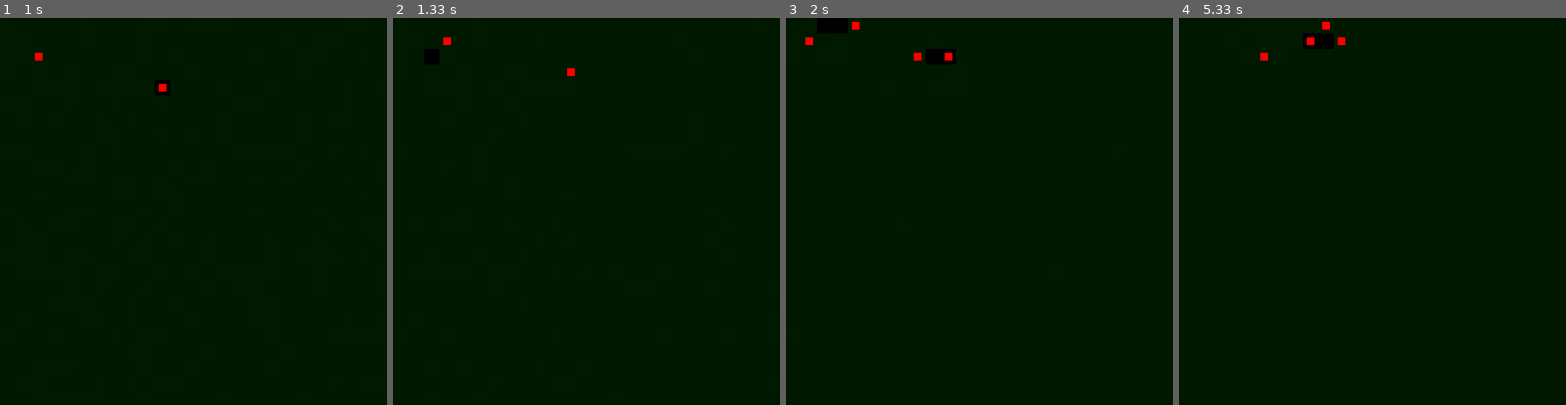
Above: before the commit, frames 1-4 (left to right).
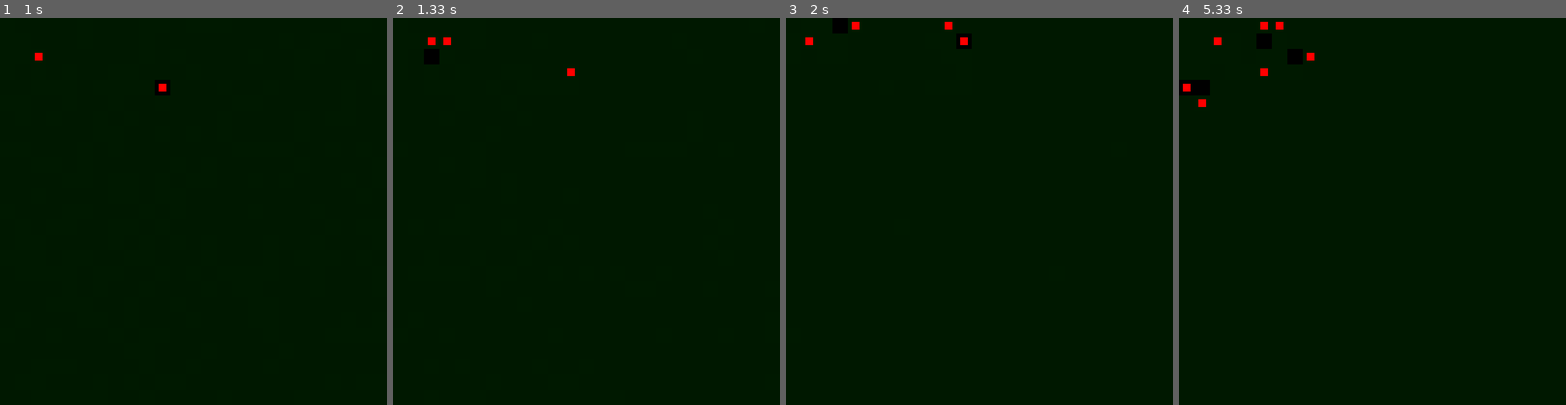
Above: after the commit, the same moments.

Repository: foyOne/GameOfLife
Game: pygame game, started from BehaviourImpl/GUI.py
The game is run twice, just before and just after one commit, with the same random seed, the same clock (stepped at 60 frames per second) and the same inputs.
Inputs:
- Up to frame 1 (1 s): no input
- Up to frame 2 (1.33 s): no input
- Up to frame 3 (2 s): no input
- Up to frame 4 (5.33 s): no input

Frame 1 is identical in both runs. In frame 2, less than 0.1% of the frame differs, in the area x 9-11%, y 5-7%; in frame 3, 0.4%; in frame 4, 0.6%, in the area x 1-43%, y 1-23%.

Commit message:
settings

Diff:
--- a/BehaviourImpl/AgentList.py
+++ b/BehaviourImpl/AgentList.py
@@ -5,7 +5,7 @@
 
 class Herbivorous(IAgent):
 
-    proportion = 0.9
+    proportion = 0.8
     MaxPhysical = 30
     MaxMental = 10
     MaxFood = 2
